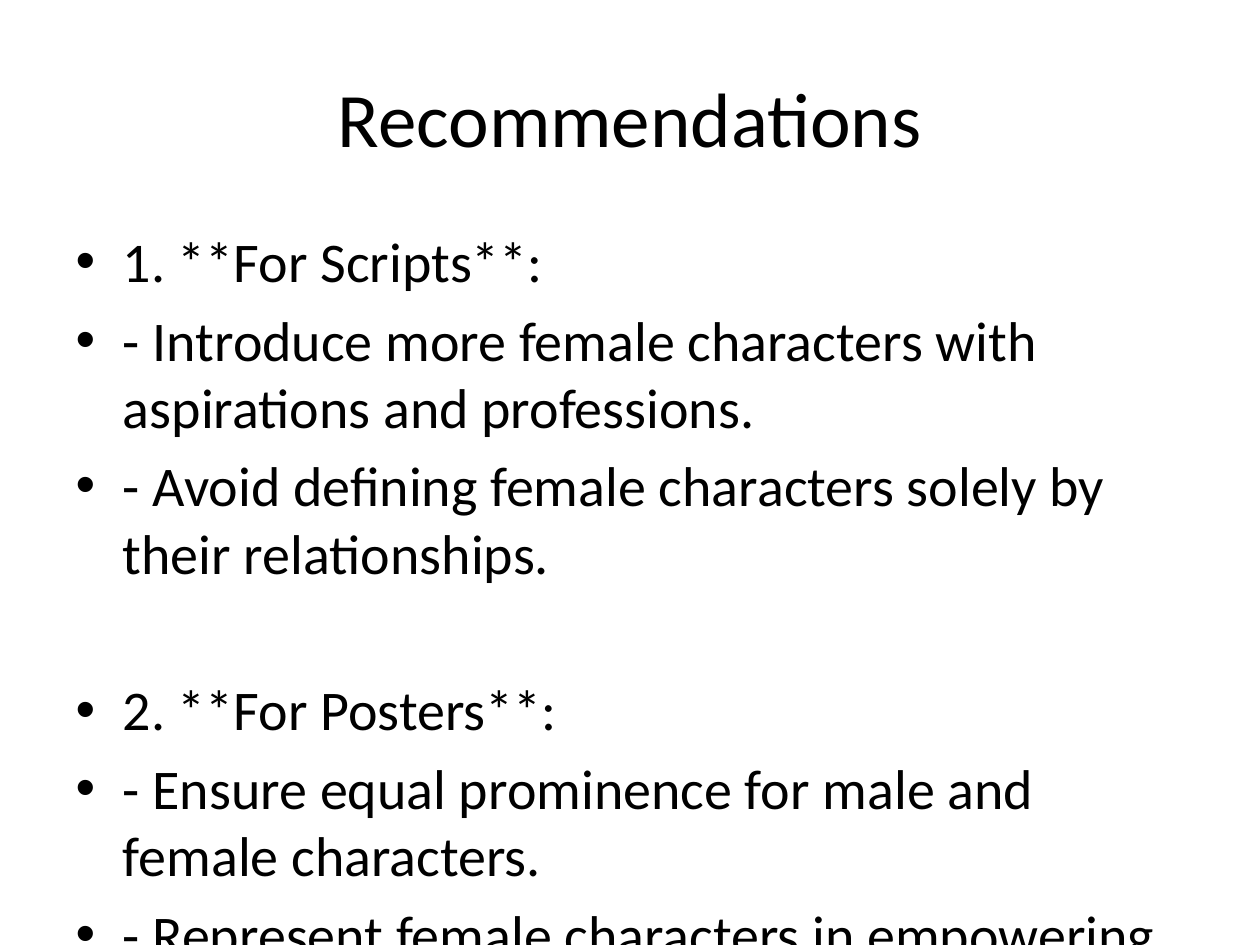
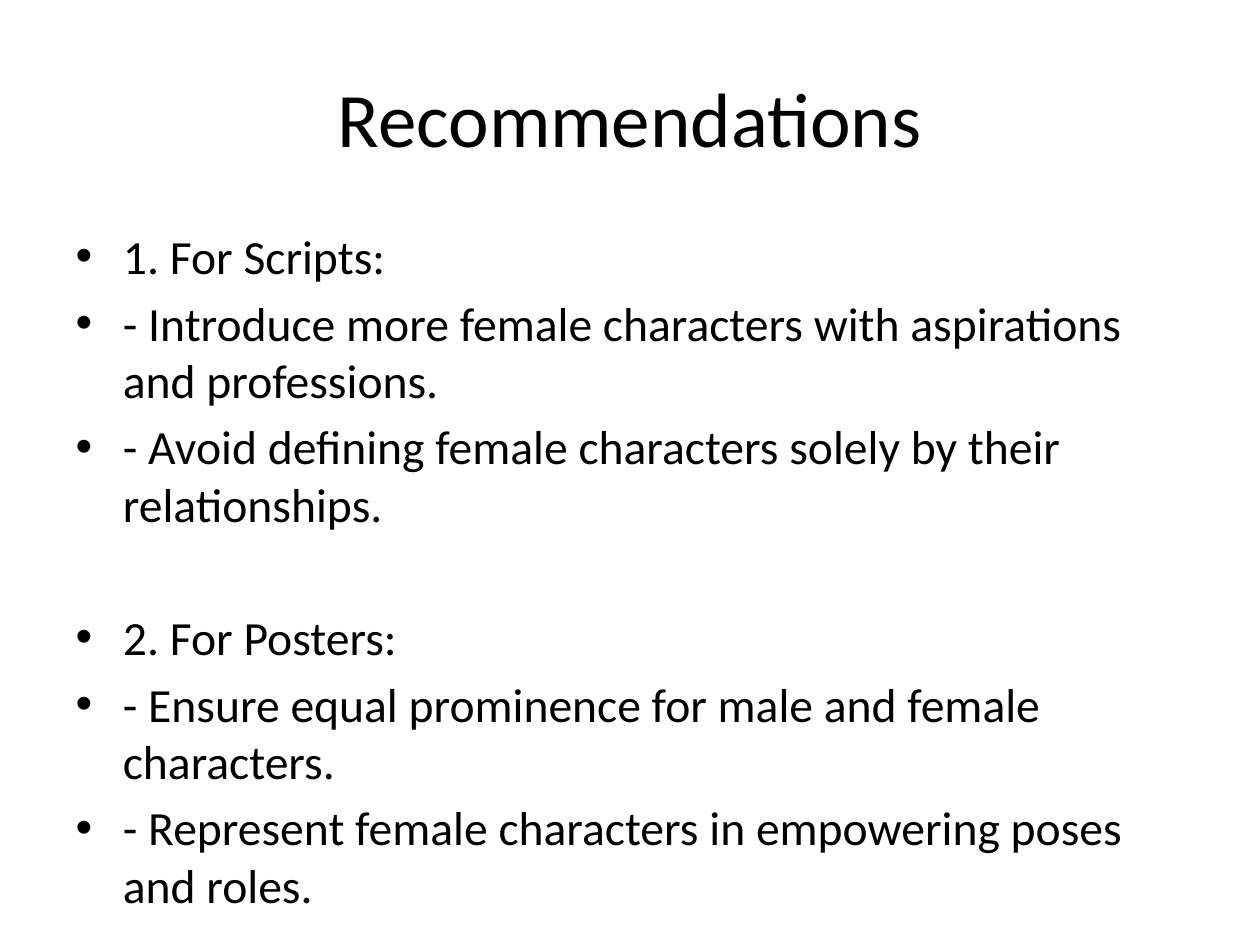
Before and after one commit to Rahulpy164/Semusiproject, a slide deck: slide 8 of Bollywood_Movie_Analysis_Presentation.pptx. Drawn at 1260x945 pixels with LibreOffice and Linux fonts; fonts in the diff are those of the drawing. Boxes give left, top, right and bottom in pixels: in the first picture for what was removed or moved away, otherwise in the second. Text is boxed around its words. In the diff, an @@ line names an element or a change of style, - is before the commit and + after.

```diff
--- a/Bollywood_Movie_Analysis_Presentation.pptx
+++ b/Bollywood_Movie_Analysis_Presentation.pptx
@@ text at [123, 241, 386, 282]: text changed; size 32 to 27.2 pt @@
-• 1. **For Scripts**:
+• 1. For Scripts:
@@ text at [123, 308, 1122, 854]: size 32 to 27.2 pt in "- Introduce more female characters with aspirations ...", "- Avoid defining female characters solely by ...", "- Ensure equal prominence for male and ...", "- Represent female characters in empowering poses ..." @@
@@ text at [123, 624, 397, 656]: text changed; size 32 to 27.2 pt @@
-• 2. **For Posters**:
+• 2. For Posters:
```
Also in this commit, not shown: 2 other slides changed, 1 slide added.
